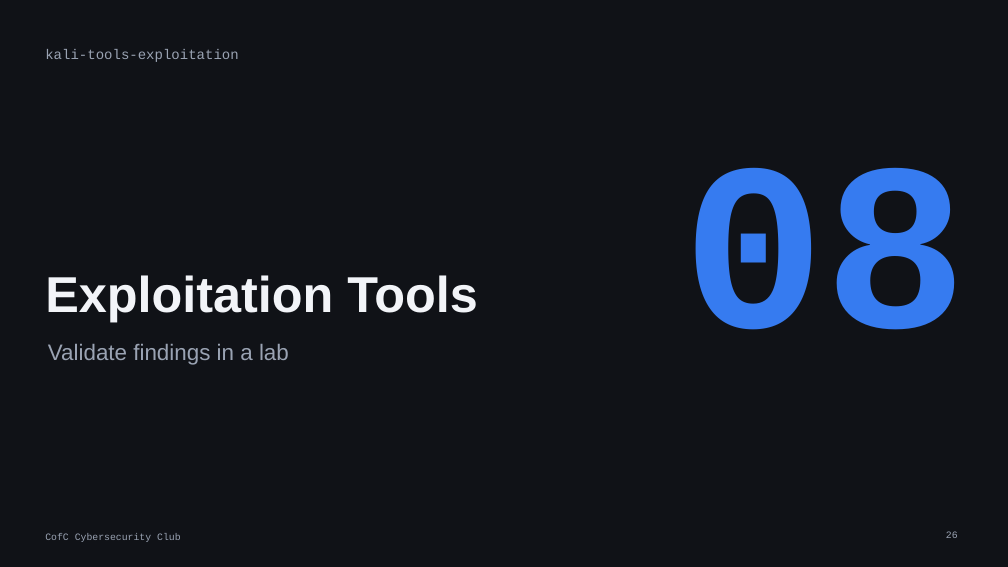
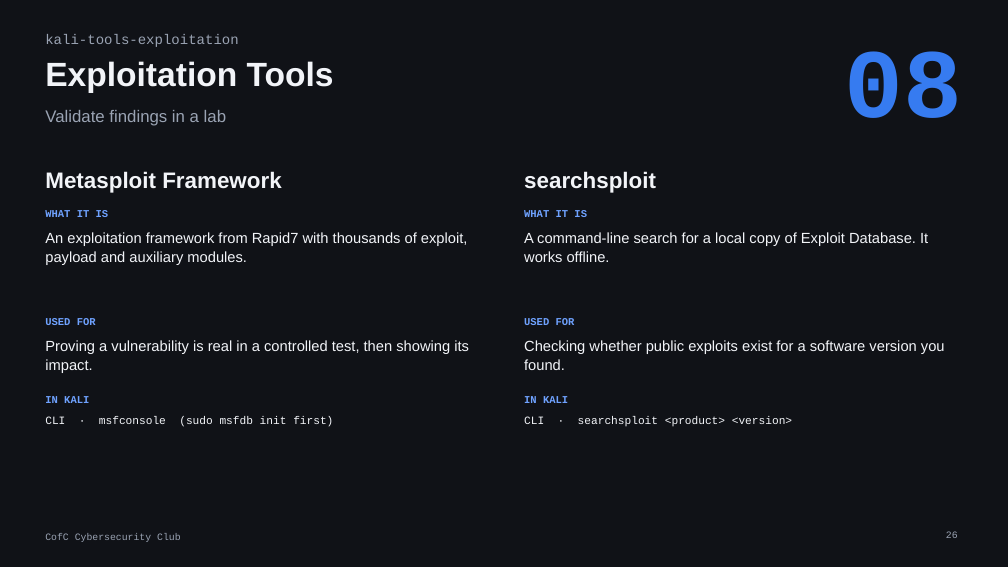
Before and after one commit to cofcsecurity/cofcsecurity.github.io, a slide deck: slide 26 of static/slides/22-kali-tools.pptx. Drawn at 1008x567 pixels with LibreOffice and Linux fonts; fonts in the diff are those of the drawing. Boxes give left, top, right and bottom in pixels: in the first picture for what was removed or moved away, otherwise in the second. Text is boxed around its words. In the diff, an @@ line names an element or a change of style, - is before the commit and + after.

Commit message:
Update Kali Linux Tools slides

```diff
--- a/static/slides/22-kali-tools.pptx
+++ b/static/slides/22-kali-tools.pptx
@@ text "08": place and size @@
-text "08" at (682,167,968,330)
+text "08" at (845,51,963,118)
@@ text "08" at (845,51,963,118): size 340 to 140 pt @@
@@ text "kali-tools-exploitation": place and size @@
-text "kali-tools-exploitation" at (45,49,238,62)
+text "kali-tools-exploitation" at (45,34,238,47)
@@ text "Exploitation Tools": place and size @@
-text "Exploitation Tools" at (45,275,478,322)
+text "Exploitation Tools" at (45,61,334,92)
@@ text "Exploitation Tools" at (45,61,334,92): size 72 to 48 pt; vertical alignment bottom to top @@
@@ text "Validate findings in a lab": place and size @@
-text "Validate findings in a lab" at (48,344,289,365)
+text "Validate findings in a lab" at (45,110,226,126)
@@ text "Validate findings in a lab" at (45,110,226,126): size 32 to 24 pt @@
@@ text added at (45,171,281,193), 32 pt, text #F2F4F8, bold @@
+Metasploit Framework
@@ text added at (524,171,656,193), 32 pt, text #F2F4F8, bold @@
+searchsploit
@@ text added at (45,210,109,217), 15 pt, text #6FA2FF, bold @@
+WHAT IT IS
@@ text added at (45,232,468,265), 21 pt, text #F2F4F8 @@
+An exploitation framework from Rapid7 with thousands of exploit, payload and auxiliary modules.
@@ text added at (524,210,587,217), 15 pt, text #6FA2FF, bold @@
+WHAT IT IS
@@ text added at (524,232,928,262), 21 pt, text #F2F4F8 @@
+A command-line search for a local copy of Exploit Database. It works offline.
@@ text added at (45,318,96,325), 15 pt, text #6FA2FF, bold @@
+USED FOR
@@ text added at (524,318,575,325), 15 pt, text #6FA2FF, bold @@
+USED FOR
@@ text added at (45,340,469,373), 21 pt, text #F2F4F8 @@
+Proving a vulnerability is real in a controlled test, then showing its impact.
@@ text added at (524,340,945,370), 21 pt, text #F2F4F8 @@
+Checking whether public exploits exist for a software version you found.
@@ text added at (45,396,89,403), 15 pt, text #6FA2FF, bold @@
+IN KALI
@@ text added at (45,416,333,427), 16 pt, text #F2F4F8 @@
+CLI · msfconsole (sudo msfdb init first)
@@ text added at (524,396,568,403), 15 pt, text #6FA2FF, bold @@
+IN KALI
@@ text added at (524,416,792,426), 16 pt, text #F2F4F8 @@
+CLI · searchsploit <product> <version>
```
Also in this commit, not shown: 14 other slides changed, 1 slide removed.
